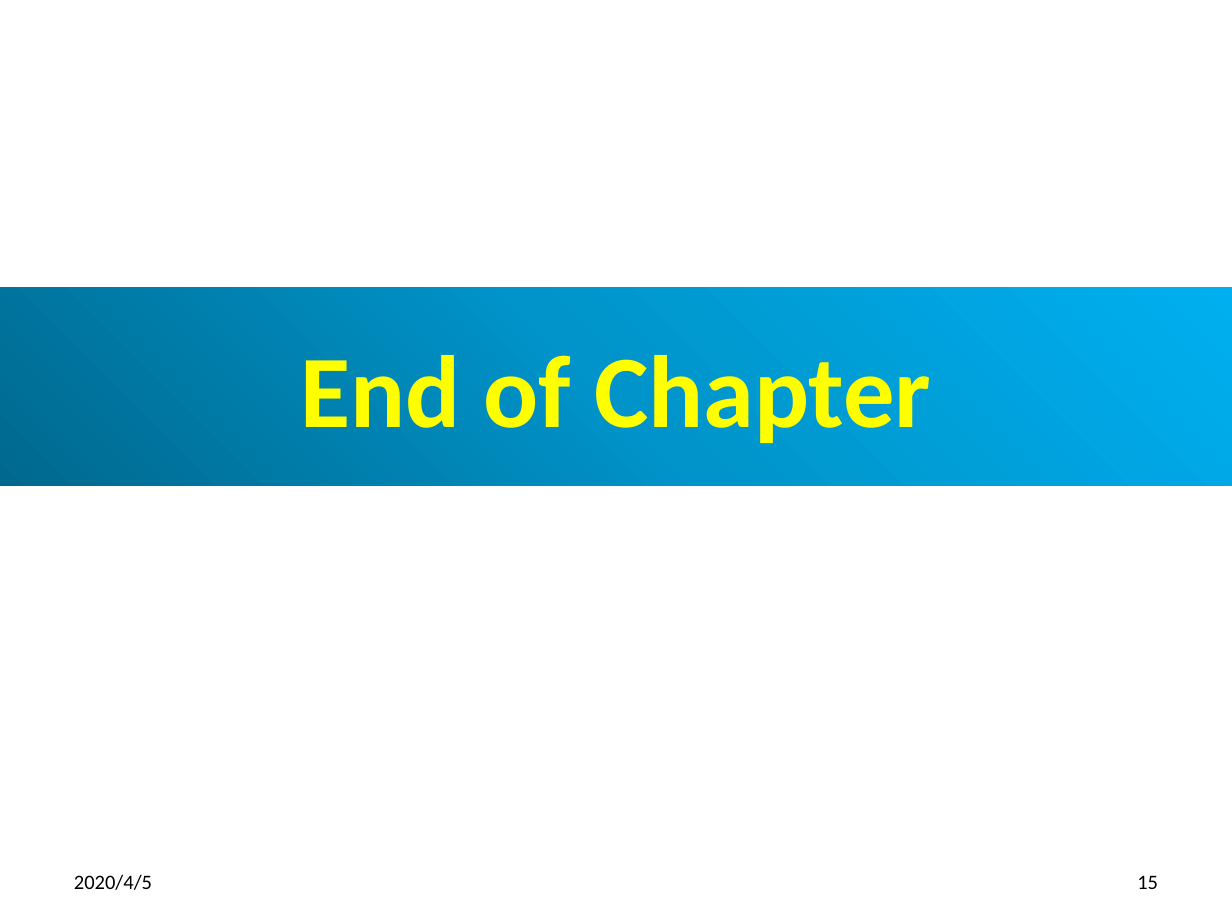
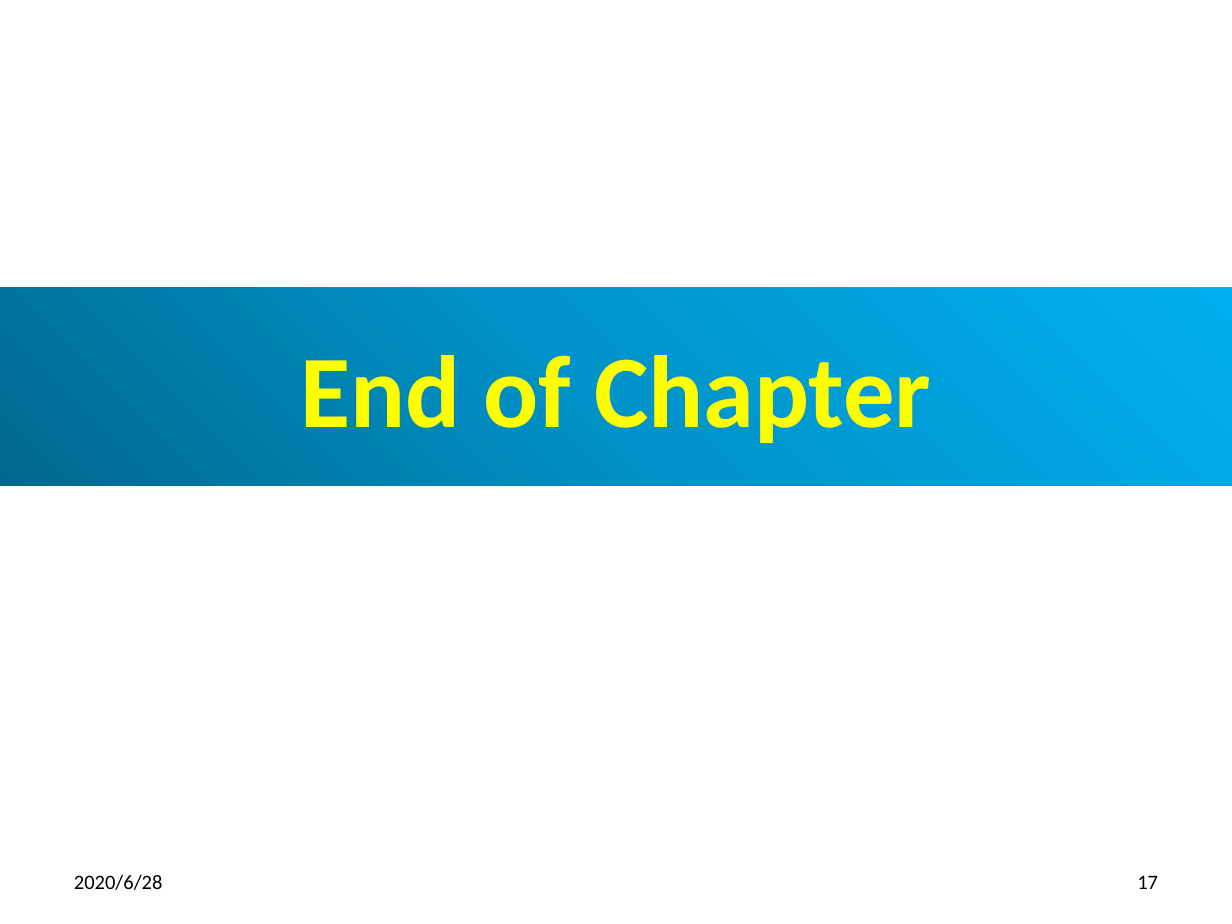
Before and after one commit to peterhchen/800-React-Hook, a slide deck: slide 17 of 16_CondRender.pptx (slide 15 before the commit). Drawn at 1232x924 pixels with LibreOffice and Linux fonts; fonts in the diff are those of the drawing. Boxes give left, top, right and bottom in pixels: in the first picture for what was removed or moved away, otherwise in the second. Text is boxed around its words. In the diff, an @@ line names an element or a change of style, - is before the commit and + after.

```diff
--- a/16_CondRender.pptx
+++ b/16_CondRender.pptx
@@ text at <box>74,874,163,890</box>: text changed @@
-2020/4/5
+2020/6/28
@@ page number at <box>1137,875,1158,889</box>: text changed @@
-15
+17
```
Also in this commit, not shown: 14 other slides changed, 2 slides added.
